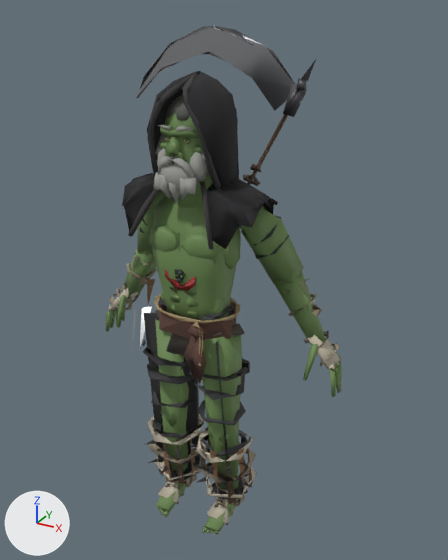
Before and after pictures for a commit that changed the glTF model aethermoor-site/assets/models/units/undead_heavy.glb.
Camera for both pictures: a camera (50 mm lens) standing at (1.45, -2.47, 2.63) and looking at (0.06, 0.07, 1.36). Lighting does not change. The marker at lower left points along +X, +Y and +Z. The first picture is the older version. Where no turn or scale is listed for an object, it has been applied to the vertices. Vertices at exactly the same position are counted once.

Names of what the first picture shows: 'undead_heavy__OW_Armor_GrimmReaper_01_Arms_d', 'undead_heavy__OW_Armor_GrimmReaper_01_Back_d', 'undead_heavy__OW_Armor_GrimmReaper_01_Chest_d', 'undead_heavy__OW_Armor_GrimmReaper_01_Feet_d', 'undead_heavy__OW_Armor_GrimmReaper_01_Hands_d', 'undead_heavy__OW_Armor_GrimmReaper_01_Head_d', 'undead_heavy__OW_Armor_GrimmReaper_01_Legs_d', 'undead_heavy__OW_Armor_GrimmReaper_01_Shoulders_d', 'undead_heavy__OW_Armor_GrimmReaper_01_Weapon_Hip_d', 'undead_heavy__OW_Char_Grimm_Body_Arms_d', 'undead_heavy__OW_Char_Grimm_Body_Hands_d', 'undead_heavy__OW_Char_Grimm_Body_Head_d', 'undead_heavy__OW_Char_Grimm_Body_Legs_d', 'undead_heavy__OW_Char_Grimm_Body_Torso_d' and 1 more.
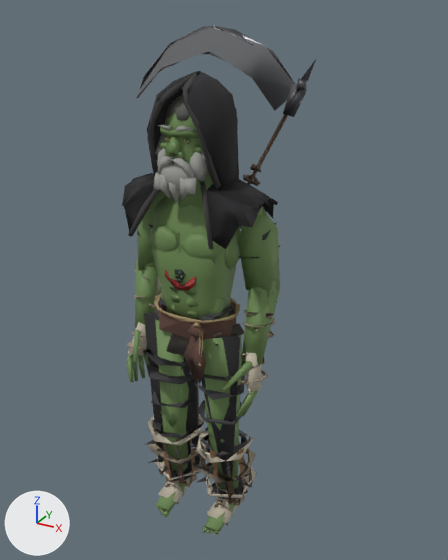
The newer file is also turned or shifted as a whole; pictures and numbers use the older file's frame.

What differs and where, as boxes (x1, y1, x2, y2) in the pictures (448 x 560 px; the box of a moved part takes in the faces that stretch with it):
'B_2d', added
    after: (135, 190, 281, 364)
'undead_heavy__OW_Armor_GrimmReaper_01_Legs_d', reshaped
    before: (143, 297, 250, 505)
    after: (143, 297, 249, 505)
'undead_heavy__OW_Char_Grimm_Body_Arms_d', deleted
    before: (123, 190, 325, 344)
'B_3d', added
    after: (126, 329, 259, 418)
'undead_heavy__OW_Char_Grimm_Body_Hands_d', deleted
    before: (106, 295, 342, 397)
'undead_heavy__OW_Armor_GrimmReaper_01_Hands_d', deleted
    before: (109, 283, 341, 369)
'B_10d', added
    after: (126, 322, 269, 394)
'undead_heavy__OW_Armor_GrimmReaper_01_Arms_d', deleted
    before: (126, 256, 322, 317)
'undead_heavy__OW_Armor_GrimmReaper_01_Weapon_Hip_d', deleted
    before: (132, 279, 155, 347)
'B_9d', added
    after: (134, 270, 277, 338)
part 1 of me_ow_armor_grimmreaper_01_legs_data_002, built on
    before: (216, 340, 231, 505)
    after: (201, 333, 240, 505)
part 2 of me_ow_armor_grimmreaper_01_feet_data_002, moved or reshaped (mostly hidden before)
    before: (177, 481, 179, 502)
    after: (177, 480, 189, 502)
part 3 of me_ow_armor_grimmreaper_01_feet_data_002, moved or reshaped (mostly hidden)
    before: (227, 510, 230, 523)
    after: (227, 503, 238, 523)
'undead_heavy__OW_Char_Grimm_Body_Head_d', unchanged, covered by the edit
    before: (153, 94, 213, 208)
'B_0d', unchanged, uncovered by the edit
    after: (153, 94, 213, 208)

The change, as a diff of the scene's bpy script:
```diff
--- a/aethermoor-site/assets/models/units/undead_heavy.glb.py
+++ b/aethermoor-site/assets/models/units/undead_heavy.glb.py
@@ me_ow_armor_grimmreaper_01_legs_data_002 @@
 # verts and faces of me_ow_armor_grimmreaper_01_legs_data_002; kept vertices keep their numbers, new ones are numbered from 216
-me_ow_armor_grimmreaper_01_legs_data_002.from_pydata(...)  # 216 vertices, 407 faces; spans x -0.296..0.294, y -0.144..0.186, z 0.104..1.319
+me_ow_armor_grimmreaper_01_legs_data_002.from_pydata(...)  # 217 vertices, 409 faces; spans x -0.296..0.294, y -0.144..0.186, z 0.104..1.319
+# me_ow_armor_grimmreaper_01_legs_data_002 part 1
+delete_vertices([12])  # with the faces that use them
+verts[216] = (0.038, -0.1, 1.188)
+verts[217] = (0.274, -0.038, 1.204)  # pixel (240, 338)
+faces += [(14, 217, 216), (13, 217, 14), (14, 216, 15), (13, 216, 217), (13, 15, 216)]  # mat_ow_armor_grimmreaper_01_mat_monkblack (black #272729)
 me_ow_armor_grimmreaper_01_legs_data_002.materials.append(mat_ow_armor_grimmreaper_01_mat_monkblack)
@@ me_ow_armor_grimmreaper_01_feet_data_002 @@
-me_ow_armor_grimmreaper_01_feet_data_002.from_pydata(...)  # 437 vertices, 492 faces; spans x -0.343..0.343, y -0.18..0.215, z 0.011..0.625
+me_ow_armor_grimmreaper_01_feet_data_002.from_pydata(...)  # 439 vertices, 496 faces; spans x -0.343..0.343, y -0.18..0.215, z 0.011..0.625
+# me_ow_armor_grimmreaper_01_feet_data_002 part 2: 1 vertex removed from x -0.141, y 0.115, z 0.036; 2 vertices added at x -0.181..-0.103, y 0.106..0.114, z 0.039..0.08
+# me_ow_armor_grimmreaper_01_feet_data_002 part 3: 1 vertex removed from x 0.183, y 0.115, z 0.036; 2 vertices added at x 0.142..0.22, y 0.106..0.114, z 0.039..0.08
 me_ow_armor_grimmreaper_01_feet_data_002.materials.append(mat_ow_armor_grimmreaper_01_mat_bandage)
@@ ob_undead_heavy__ow_char_grimm_body_arms_d @@
-ob_undead_heavy__ow_char_grimm_body_arms_d = bpy.data.objects.new('undead_heavy__OW_Char_Grimm_Body_Arms_d', me_ow_char_grimm_body_arms_data_002)
@@ ob_undead_heavy__ow_char_grimm_body_hands_d @@
-ob_undead_heavy__ow_char_grimm_body_hands_d = bpy.data.objects.new('undead_heavy__OW_Char_Grimm_Body_Hands_d', me_ow_char_grimm_body_hands_data_002)
@@ ob_undead_heavy__ow_armor_grimmreaper_01_arms_d @@
-ob_undead_heavy__ow_armor_grimmreaper_01_arms_d = bpy.data.objects.new('undead_heavy__OW_Armor_GrimmReaper_01_Arms_d', me_ow_armor_grimmreaper_01_arms_data_002)
@@ ob_undead_heavy__ow_armor_grimmreaper_01_hands_d @@
-ob_undead_heavy__ow_armor_grimmreaper_01_hands_d = bpy.data.objects.new('undead_heavy__OW_Armor_GrimmReaper_01_Hands_d', me_ow_armor_grimmreaper_01_hands_data_002)
@@ ob_undead_heavy__ow_armor_grimmreaper_01_weapon_hip_d @@
-ob_undead_heavy__ow_armor_grimmreaper_01_weapon_hip_d = bpy.data.objects.new('undead_heavy__OW_Armor_GrimmReaper_01_Weapon_Hip_d', me_ow_armor_grimmreaper_01_weapon_hip_data_002)
@@ ob_b_10d @@
+ob_b_10d = bpy.data.objects.new('B_10d', me_ow_armor_grimmreaper_01_hands_data_003)  # 141 vertices, 226 faces; spans x -0.404..0.407, y -0.094..0.076, z 0.905..1.131; in mat_ow_armor_grimmreaper_01_mat_bandage (light grey #bfb6a4), mat_ow_armor_grimmreaper_01_mat_bandagedirty (brown #958976)
+ob_b_10d.location = (0.001, -0.13, -0.006)
@@ ob_b_9d @@
+ob_b_9d = bpy.data.objects.new('B_9d', me_ow_armor_grimmreaper_01_arms_data_003)  # 92 vertices, 136 faces; spans x -0.417..0.409, y -0.027..0.166, z 1.054..1.384; in mat_ow_armor_grimmreaper_01_mat_bandage (light grey #bfb6a4), mat_ow_armor_grimmreaper_01_mat_bandagedirty (brown #958976)
+ob_b_9d.location = (0.001, -0.13, -0.006)
@@ ob_b_3d @@
+ob_b_3d = bpy.data.objects.new('B_3d', me_ow_char_grimm_body_hands_data_003)  # 124 vertices, 160 faces; spans x -0.374..0.376, y -0.173..0.062, z 0.809..1.108; in mat_ow_char_grimm_mat_skinorc (green #6c8952), mat_ow_char_grimm_mat_nail (yellow #95957c)
+ob_b_3d.location = (0.001, -0.13, -0.006)
@@ ob_b_2d @@
+ob_b_2d = bpy.data.objects.new('B_2d', me_ow_char_grimm_body_arms_data_003)  # 125 vertices, 186 faces; spans x -0.398..0.396, y -0.03..0.212, z 1.055..1.853; in mat_ow_char_grimm_mat_skinorc (green #6c8952), mat_ow_char_grimm_mat_ink (dark grey #273530)
+ob_b_2d.location = (0.001, -0.13, -0.006)
```
